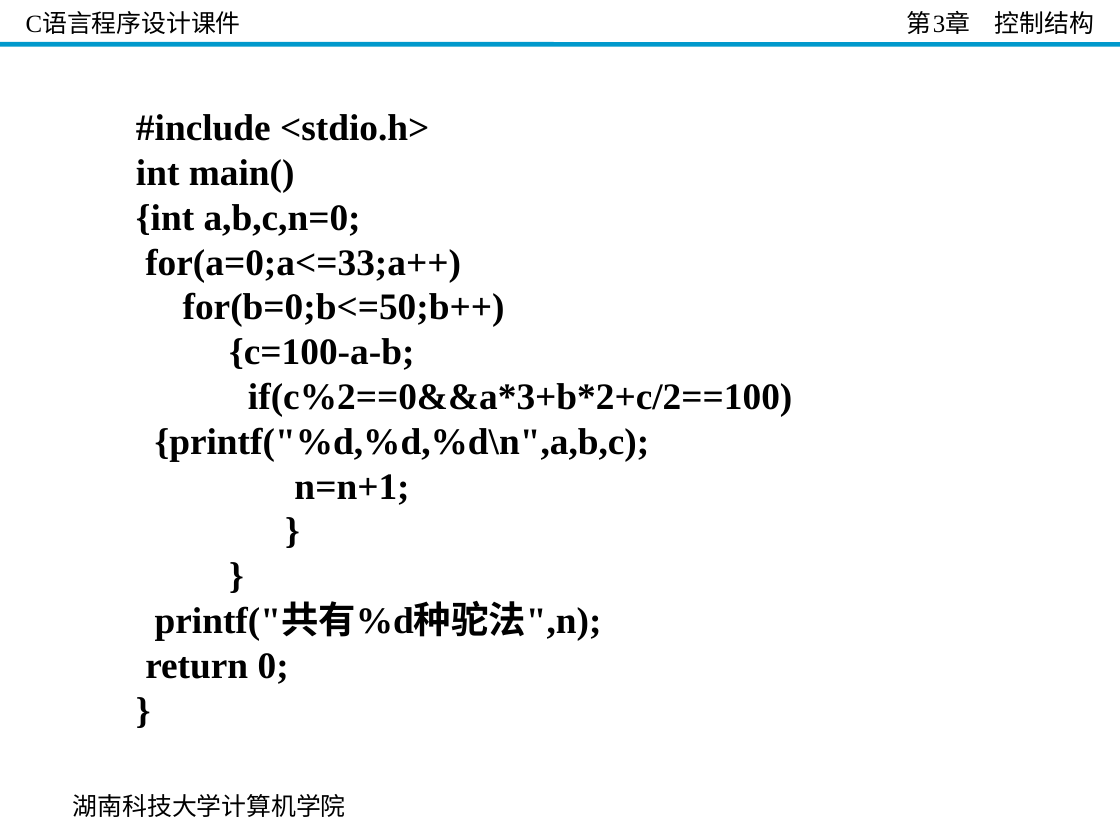
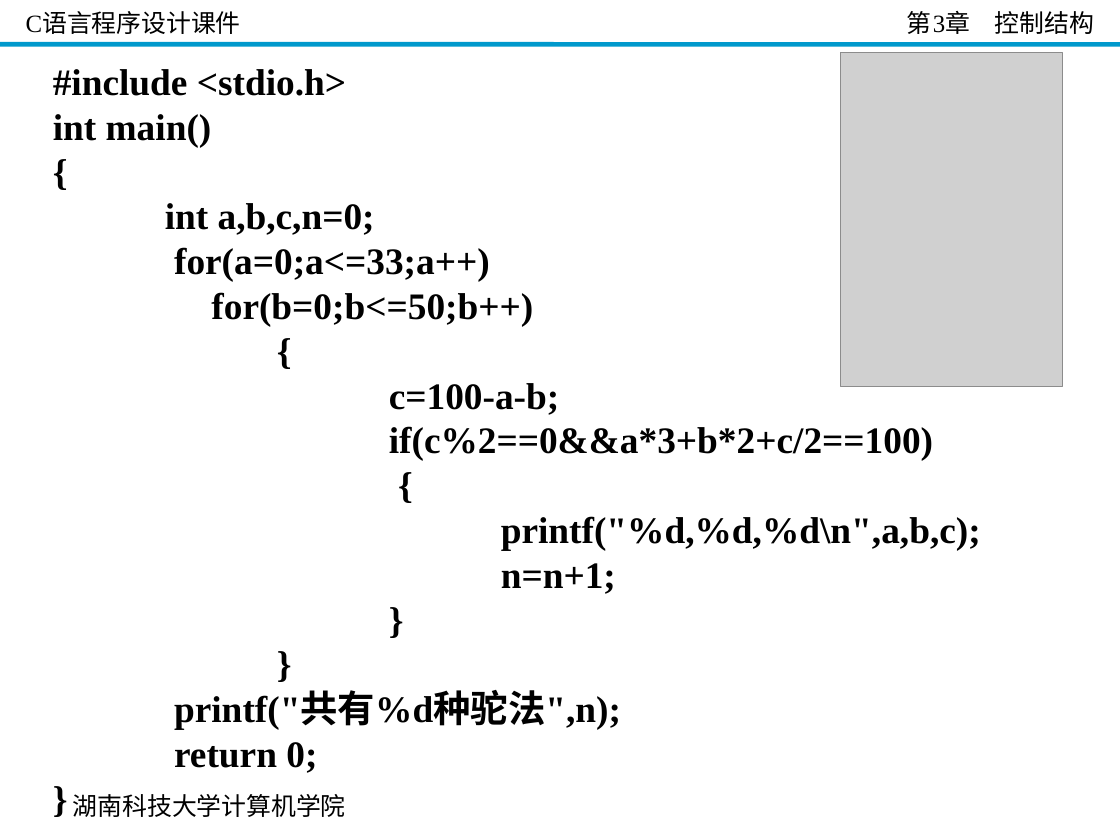
Before and after one commit to guoshengkang/guoshengkang.github.io, a slide deck: slide 64 of files/Slides_C_Programming/C语言程序设计__第3章.ppt. Drawn at 1120x840 pixels with LibreOffice and Linux fonts; fonts in the diff are those of the drawing; grey boxes stand for pictures; background and template pictures are left out. Boxes give left, top, right and bottom in pixels: in the first picture for what was removed or moved away, otherwise in the second. Text is boxed around its words. In the diff, an @@ line names an element or a change of style, - is before the commit and + after.

```diff
--- a/files/Slides_C_Programming/C语言程序设计__第3章.ppt
+++ b/files/Slides_C_Programming/C语言程序设计__第3章.ppt
@@ text "#include <stdio.h>": place and size @@
-text "#include <stdio.h>" at bbox=[136, 114, 792, 684]
+text "#include <stdio.h>" at bbox=[53, 69, 981, 773]
@@ picture added at bbox=[841, 53, 1063, 386] @@
@@ text at bbox=[165, 203, 375, 235]: text changed @@
-{int a,b,c,n=0;
+{
+int a,b,c,n=0;
@@ text at bbox=[389, 383, 981, 550]: text changed @@
-{c=100-a-b;
-if(c%2==0&&a*3+b*2+c/2==100) {printf("%d,%d,%d\n",a,b,c);
+{
+c=100-a-b;
+if(c%2==0&&a*3+b*2+c/2==100) {
+printf("%d,%d,%d\n",a,b,c);
```
Also in this commit, not shown: 55 other slides changed, 8 other files.
